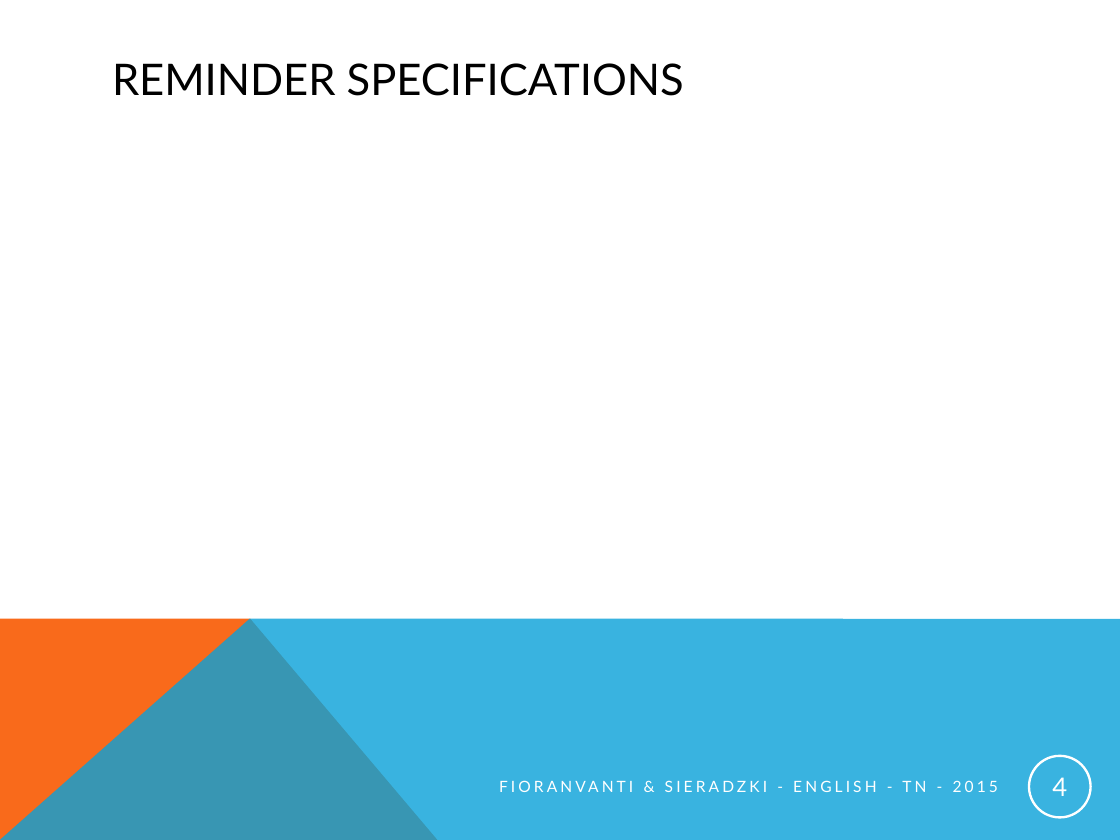
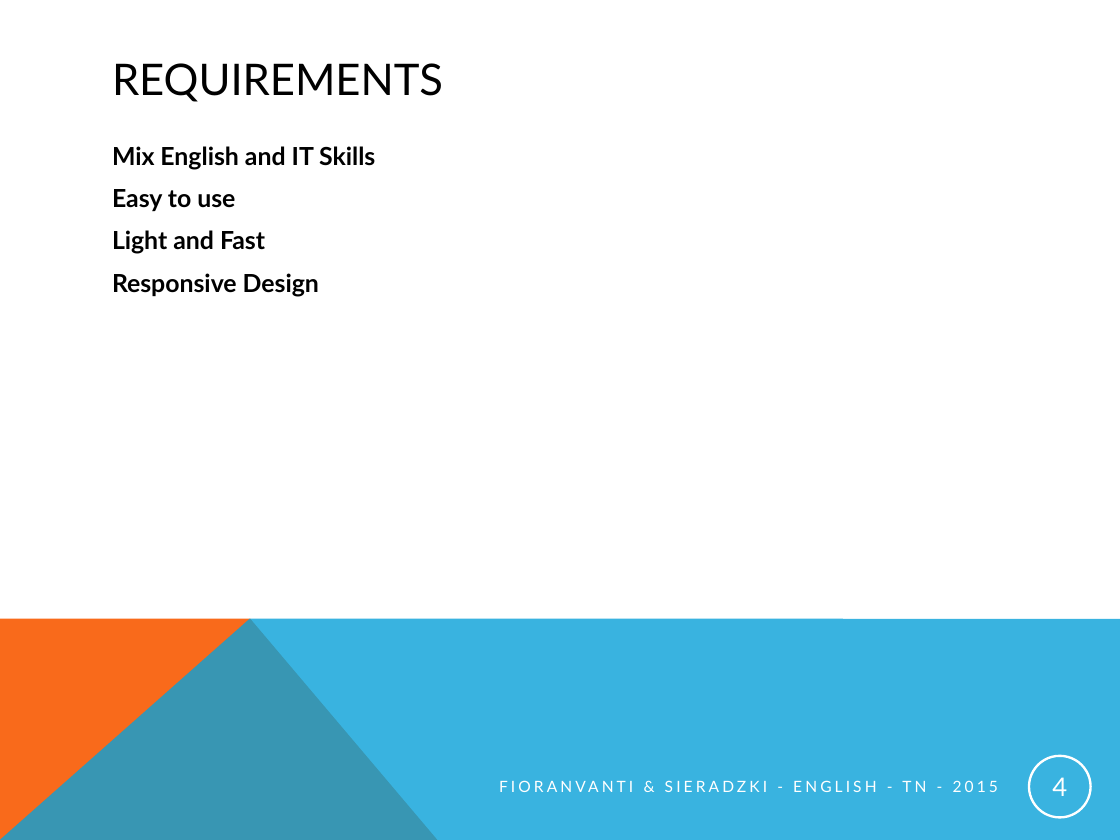
Before and after one commit to pINKmUNster/Projet_Anglais, a slide deck: slide 4 of English_presentation_project.pptx. Drawn at 1120x840 pixels with LibreOffice and Linux fonts; fonts in the diff are those of the drawing. Boxes give left, top, right and bottom in pixels: in the first picture for what was removed or moved away, otherwise in the second. Text is boxed around its words. In the diff, an @@ line names an element or a change of style, - is before the commit and + after.

```diff
--- a/English_presentation_project.pptx
+++ b/English_presentation_project.pptx
@@ title at (x1=112, y1=63, x2=443, y2=102): text changed @@
-REMINDER SPECIFICATIONS
+REQUIREMENTS
@@ text added at (x1=112, y1=146, x2=375, y2=297), 16 pt, text #000000, bold @@
+Mix English and IT Skills
+Easy to use
+Light and Fast
+Responsive Design
```
Also in this commit, not shown: 6 other slides changed.
